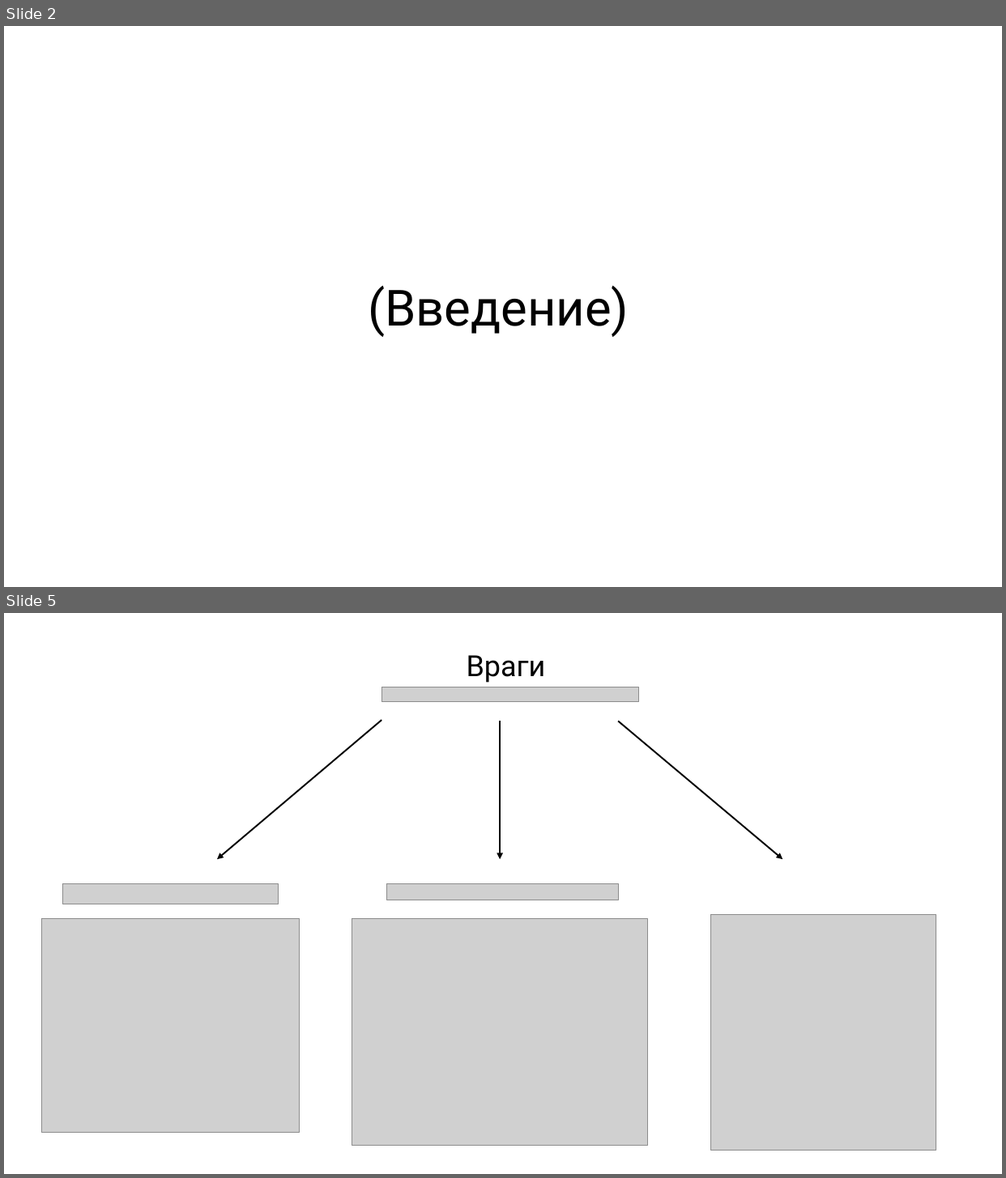
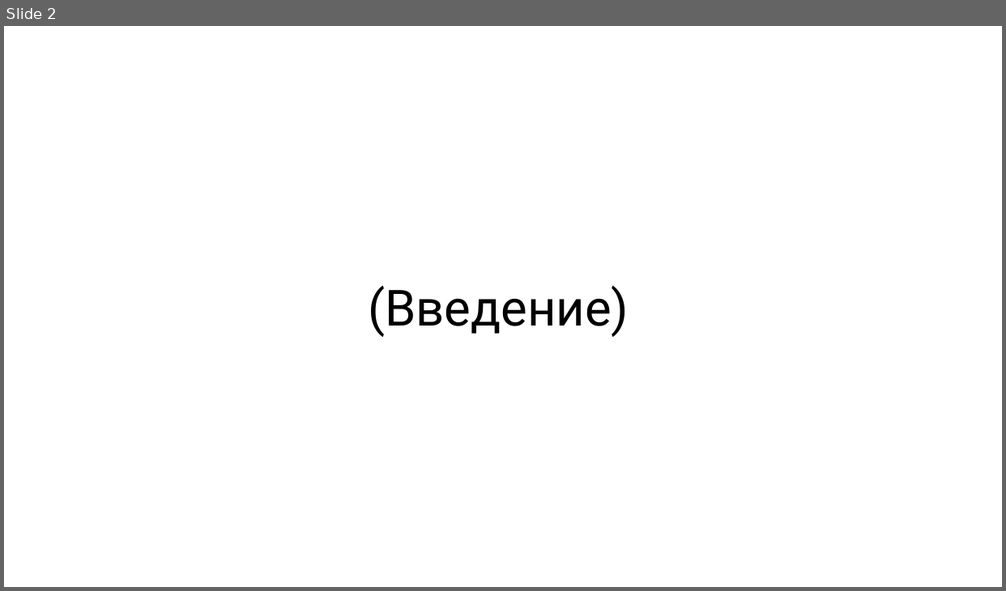
Before and after one commit to kounce/-, a slide deck: doc/Path to glory.pptx. Shown one above the other, each under a label of ours: slides 2 and 5 before the commit, slide 2 after it; the slides between them are not shown. The pictures are 1006x1178 and 1006x591 pixels, drawn with LibreOffice and Linux fonts; fonts in the diff are those of the drawing; grey boxes stand for pictures. Boxes give left, top, right and bottom in pixels: in the first picture for what was removed or moved away, otherwise in the second. Text is boxed around its words. In the diff, an @@ line names an element or a change of style, - is before the commit and + after.

```diff
--- a/doc/Path to glory.pptx
+++ b/doc/Path to glory.pptx
@@ slide 5 removed at (x1=4, y1=613, x2=1002, y2=1174), background #FFFFFF @@
@@ text removed at (x1=467, y1=655, x2=546, y2=683) @@
-Враги
@@ picture removed at (x1=381, y1=687, x2=639, y2=702) @@
@@ arrow removed from (381, 720) to (217, 859) @@
@@ arrow removed from (500, 721) to (500, 859) @@
@@ arrow removed from (619, 721) to (782, 859) @@
@@ picture removed at (x1=63, y1=884, x2=279, y2=905) @@
@@ picture removed at (x1=386, y1=884, x2=619, y2=901) @@
@@ picture removed at (x1=42, y1=919, x2=300, y2=1132) @@
@@ picture removed at (x1=352, y1=919, x2=648, y2=1146) @@
@@ picture removed at (x1=710, y1=914, x2=936, y2=1151) @@
```
Also in this commit, not shown: 3 slides changed, 2 slides added.
